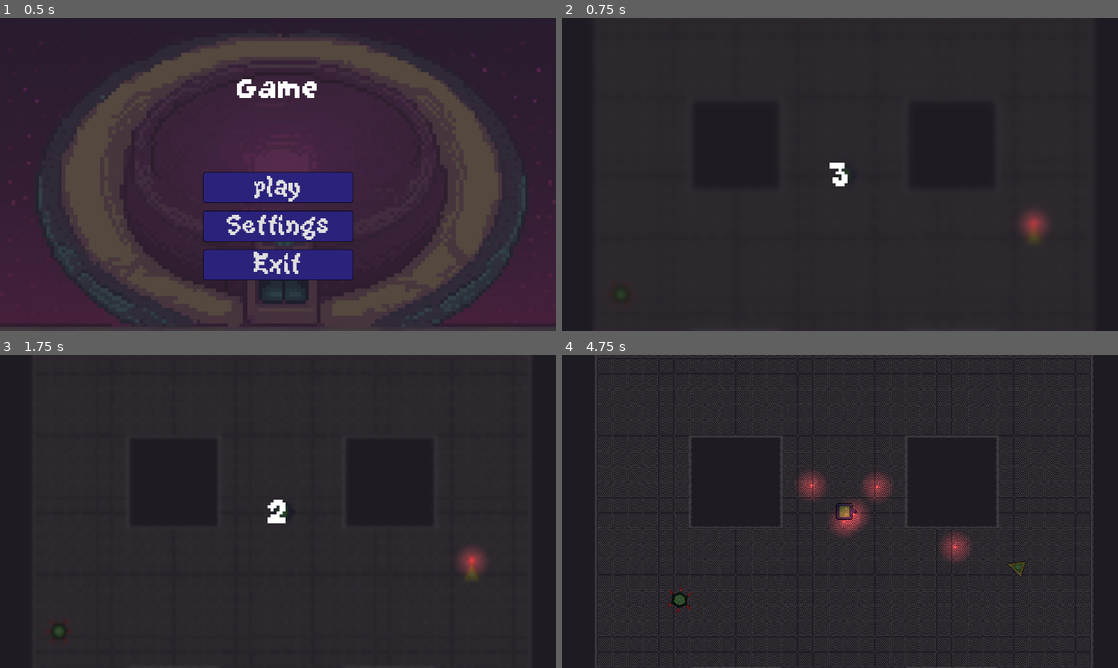
Above: before the commit, frames 1-4 (two rows, left to right).
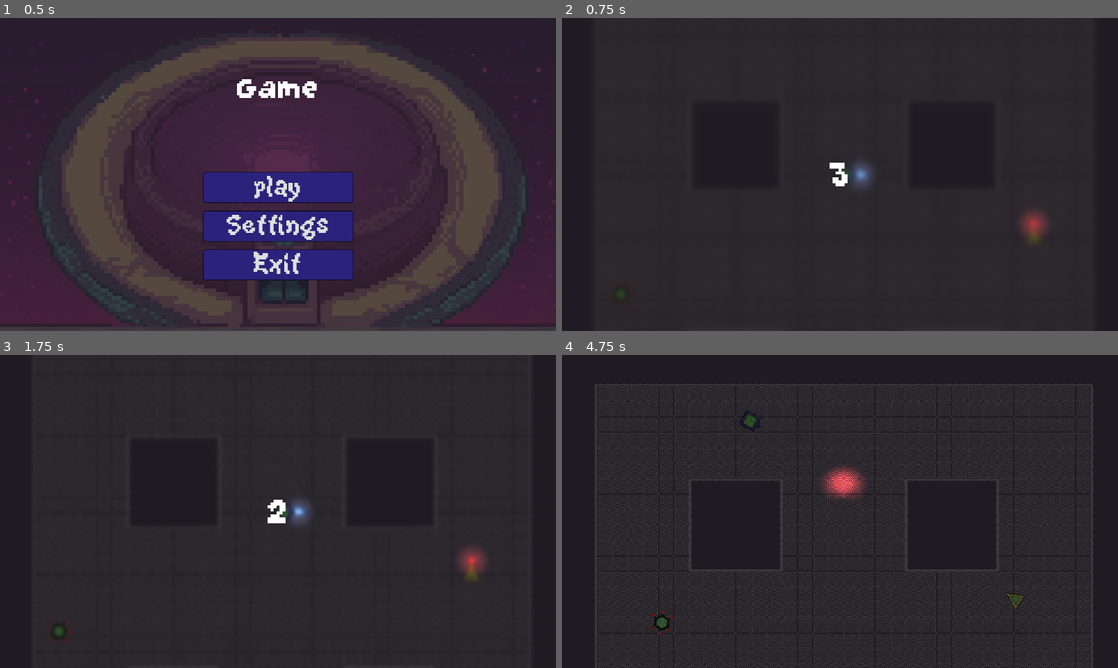
Above: after the commit, the same moments.

Repository: Buraka12/Square-Loop
Game: Godot game, scene res://scenes/main_menu.tscn
The game is run twice, just before and just after one commit, with the same random seed, the same clock (stepped at 60 frames per second) and the same inputs.
Inputs (mouse positions are in pixels of both pictures, inside the frame that each line leads up to):
- Up to frame 1 (0.5 s): no input
- Up to frame 2 (0.75 s): click "play" at 0.5 s
- Up to frame 3 (1.75 s): tap Enter at 1.25 s; move the mouse to (400, 495) at 1.27 s; hold D (right) from 1.28 s (still down); click (400, 495) at 1.35 s; tap Shift (dodge, bound only after the commit) at 1.55 s
- Up to frame 4 (4.75 s): tap Space at 2 s; move the mouse to (728, 527) at 2.02 s; release D (right) at 2.03 s; hold S (down) 2.03-2.78 s; tap Shift (dodge, bound only after the commit) at 2.1, 3.05, 3.6, 4.55 s; click (728, 527) at 2.3 s; move the mouse to (895, 442) at 2.77 s; hold D (right) 2.78-3.53 s; click (895, 442) at 2.85 s; move the mouse to (812, 574) at 3.52 s; hold W (up) 3.53-4.28 s; click (812, 574) at 3.8 s; move the mouse to (1006, 558) at 4.27 s; hold A (left) from 4.28 s (still down); click (1006, 558) at 4.35 s

Frame 1 is identical in both runs. In frame 2, 0.3% of the frame differs, in the area x 51-56%, y 46-55%; in frame 3, 0.3%; in frame 4, 53%, in the area x 5-96%, y 0-100%.
Error before the commit: Invalid call. Nonexistent function 'die' in base 'CharacterBody2D'. (res://scripts/bullet.gd:21)

Commit message:
Dodge and Some Components

Diff:
--- a/project.godot
+++ b/project.godot
@@ -55,6 +55,11 @@
 "events": [null, Object(InputEventMouseButton,"resource_local_to_scene":false,"resource_name":"","device":-1,"window_id …(259 unchanged characters)…
 ]
 }
+dodge={
+"deadzone": 0.5,
+"events": [Object(InputEventKey,"resource_local_to_scene":false,"resource_name":"","device":-1,"window_id":0,"alt_pressed":false,"shift_pressed":false,"ctrl_pressed":false,"meta_pressed":false,"pressed":false,"keycode":0,"physical_keycode":4194325,"key_label":0,"unicode":0,"location":0,"echo":false,"script":null)
+]
+}
 
 [layer_names]
 
--- /dev/null
+++ b/scenes/Components/hurt_box.tscn
@@ -0,0 +1,10 @@
+[gd_scene load_steps=2 format=3 uid="uid://bu3t5xqkxhiij"]
+
+[sub_resource type="CircleShape2D" id="CircleShape2D_nlv4w"]
+radius = 18.0
+
+[node name="HurtBox" type="Area2D"]
+collision_mask = 20
+
+[node name="CollisionShape2D" type="CollisionShape2D" parent="."]
+shape = SubResource("CircleShape2D_nlv4w")
--- /dev/null
+++ b/scenes/Components/move_comp.tscn
@@ -0,0 +1,6 @@
+[gd_scene load_steps=2 format=3 uid="uid://bjf3l5xyt7dij"]
+
+[ext_resource type="Script" path="res://scripts/Components/move_comp.gd" id="1_384on"]
+
+[node name="MoveComp" type="Node2D"]
+script = ExtResource("1_384on")
--- a/scenes/Enemy/hexagon.tscn
+++ b/scenes/Enemy/hexagon.tscn
@@ -1,8 +1,10 @@
-[gd_scene load_steps=6 format=3 uid="uid://dsd1fe453iuu3"]
+[gd_scene load_steps=8 format=3 uid="uid://dsd1fe453iuu3"]
 
 [ext_resource type="Texture2D" uid="uid://caxjlytrc3hkq" path="res://assets/sprites/Enemy/Hexagon.png" id="1_17p37"]
 [ext_resource type="Script" path="res://scripts/Enemy/hexagon.gd" id="1_d31e4"]
 [ext_resource type="PackedScene" uid="uid://dtij3gf5j2so8" path="res://scenes/Components/hit_box.tscn" id="2_3qkvm"]
+[ext_resource type="PackedScene" uid="uid://bjf3l5xyt7dij" path="res://scenes/Components/move_comp.tscn" id="4_xehso"]
+[ext_resource type="PackedScene" uid="uid://bu3t5xqkxhiij" path="res://scenes/Components/hurt_box.tscn" id="5_evlsl"]
 
 [sub_resource type="CanvasTexture" id="CanvasTexture_nba4g"]
 diffuse_texture = ExtResource("1_17p37")
@@ -27,4 +29,10 @@
 collision_layer = 4
 collision_mask = 1
 
-[connection signal="body_entered" from="HitBox" to="." method="_on_hit_box_body_entered"]
+[node name="MoveComp" parent="." instance=ExtResource("4_xehso")]
+
+[node name="HurtBox" parent="." instance=ExtResource("5_evlsl")]
+collision_layer = 4
+collision_mask = 8
+
+[connection signal="area_entered" from="HitBox" to="." method="_on_hit_box_area_entered"]
--- a/scenes/Enemy/pentagon.tscn
+++ b/scenes/Enemy/pentagon.tscn
@@ -1,29 +1,16 @@
-[gd_scene load_steps=11 format=3 uid="uid://bvhmfxi7j6rr0"]
+[gd_scene load_steps=12 format=3 uid="uid://bvhmfxi7j6rr0"]
 
 [ext_resource type="Texture2D" uid="uid://c5jp6ogvngbvw" path="res://assets/sprites/Enemy/Pentagon.png" id="1_cuotf"]
 [ext_resource type="Script" path="res://scripts/Enemy/pentagon.gd" id="1_fqhux"]
 [ext_resource type="PackedScene" uid="uid://cch7rs7cfurgk" path="res://scenes/Components/stop_area.tscn" id="3_4rtct"]
+[ext_resource type="PackedScene" uid="uid://bjf3l5xyt7dij" path="res://scenes/Components/move_comp.tscn" id="4_vbvdt"]
+[ext_resource type="PackedScene" uid="uid://bu3t5xqkxhiij" path="res://scenes/Components/hurt_box.tscn" id="5_oc6hd"]
 
 [sub_resource type="CanvasTexture" id="CanvasTexture_utoed"]
 diffuse_texture = ExtResource("1_cuotf")
 
 [sub_resource type="CircleShape2D" id="CircleShape2D_vyrux"]
 radius = 21.0
-
-[sub_resource type="Animation" id="Animation_4akwp"]
-length = 0.001
-tracks/0/type = "value"
-tracks/0/imported = false
-tracks/0/enabled = true
-tracks/0/path = NodePath("Sprite2D:frame")
-tracks/0/interp = 1
-tracks/0/loop_wrap = true
-tracks/0/keys = {
-"times": PackedFloat32Array(0),
-"transitions": PackedFloat32Array(1),
-"update": 1,
-"values": [1]
-}
 
 [sub_resource type="Animation" id="Animation_mggbj"]
 resource_name = "Shoot"
@@ -79,7 +66,6 @@
 
 [sub_resource type="AnimationLibrary" id="AnimationLibrary_v5xl0"]
 _data = {
-"RESET": SubResource("Animation_4akwp"),
 "Shoot": SubResource("Animation_mggbj")
 }
 
@@ -123,7 +109,6 @@
 [node name="PointLight2D" type="PointLight2D" parent="Points/Point2"]
 position = Vector2(0, -2)
 scale = Vector2(2, 2)
-enabled = false
 color = Color(0.854902, 0.207843, 0.207843, 1)
 texture = SubResource("GradientTexture2D_rmiq0")
 
@@ -133,7 +118,6 @@
 [node name="PointLight2D" type="PointLight2D" parent="Points/Point"]
 position = Vector2(0, -2)
 scale = Vector2(2, 2)
-enabled = false
 color = Color(0.854902, 0.207843, 0.207843, 1)
 texture = SubResource("GradientTexture2D_rmiq0")
 
@@ -143,11 +127,16 @@
 [node name="PointLight2D" type="PointLight2D" parent="Points/Point3"]
 position = Vector2(0, -2)
 scale = Vector2(2, 2)
-enabled = false
 color = Color(0.854902, 0.207843, 0.207843, 1)
 texture = SubResource("GradientTexture2D_rmiq0")
 
-[node name="MoveComp" type="Node2D" parent="."]
+[node name="MoveComp" parent="." instance=ExtResource("4_vbvdt")]
+max_speed = 150.0
+clutch = 40.0
+
+[node name="HurtBox" parent="." instance=ExtResource("5_oc6hd")]
+collision_layer = 4
+collision_mask = 8
 
 [connection signal="timeout" from="Timer" to="." method="_on_timer_timeout"]
 [connection signal="body_entered" from="StopArea" to="." method="_on_stop_area_body_entered"]
--- a/scenes/Enemy/triangle.tscn
+++ b/scenes/Enemy/triangle.tscn
@@ -1,8 +1,10 @@
-[gd_scene load_steps=10 format=3 uid="uid://dqwsgw57poqd3"]
+[gd_scene load_steps=12 format=3 uid="uid://dqwsgw57poqd3"]
 
 [ext_resource type="Script" path="res://scripts/Enemy/triangle.gd" id="1_7kcm5"]
 [ext_resource type="Texture2D" uid="uid://bqgfkvuepiief" path="res://assets/sprites/Enemy/Triangle.png" id="1_o3of3"]
 [ext_resource type="PackedScene" uid="uid://cch7rs7cfurgk" path="res://scenes/Components/stop_area.tscn" id="3_ypk0a"]
+[ext_resource type="PackedScene" uid="uid://bjf3l5xyt7dij" path="res://scenes/Components/move_comp.tscn" id="4_m1p7r"]
+[ext_resource type="PackedScene" uid="uid://bu3t5xqkxhiij" path="res://scenes/Components/hurt_box.tscn" id="5_0opbd"]
 
 [sub_resource type="CanvasTexture" id="CanvasTexture_0ixiy"]
 diffuse_texture = ExtResource("1_o3of3")
@@ -85,6 +87,13 @@
 energy = 1.5
 texture = SubResource("GradientTexture2D_oocsj")
 
+[node name="MoveComp" parent="." instance=ExtResource("4_m1p7r")]
+clutch = 80.0
+
+[node name="HurtBox" parent="." instance=ExtResource("5_0opbd")]
+collision_layer = 4
+collision_mask = 8
+
 [connection signal="body_entered" from="StopArea" to="." method="_on_stop_area_body_entered"]
 [connection signal="body_exited" from="StopArea" to="." method="_on_stop_area_body_exited"]
 [connection signal="timeout" from="Timer" to="." method="_on_timer_timeout"]
--- a/scenes/enemy_bullet.tscn
+++ b/scenes/enemy_bullet.tscn
@@ -45,4 +45,5 @@
 energy = 1.5
 texture = SubResource("GradientTexture2D_r2vnx")
 
+[connection signal="area_entered" from="HitBox" to="." method="_on_hit_box_area_entered"]
 [connection signal="body_entered" from="HitBox" to="." method="_on_hit_box_body_entered"]
--- a/scenes/main_area.tscn
+++ b/scenes/main_area.tscn
@@ -174,9 +174,6 @@
 [node name="Player" parent="." instance=ExtResource("1_sdxow")]
 position = Vector2(513, 349)
 
-[node name="Triangle" parent="." instance=ExtResource("3_nbxkg")]
-position = Vector2(906, 475)
-
 [node name="DirectionalLight2D" type="DirectionalLight2D" parent="."]
 energy = 0.5
 
@@ -194,10 +191,13 @@
 layer_1/name = "Wall"
 layer_1/tile_data = PackedInt32Array(2097151, 262144, 1, 2031615, 262144, 1, 1966079, 262144, 1, 1900543, 262144, 1, 18 …(23305 unchanged characters)…
 
+[node name="Triangle" parent="." instance=ExtResource("3_nbxkg")]
+position = Vector2(906, 475)
+
 [node name="Hexagon" parent="." instance=ExtResource("5_llnwp")]
 position = Vector2(50, 597)
 
-[node name="level_start" parent="." instance=ExtResource("6_scdbj")]
-
 [node name="Pentagon" parent="." instance=ExtResource("7_rsm6o")]
 position = Vector2(522, 997)
+
+[node name="level_start" parent="." instance=ExtResource("6_scdbj")]
--- a/scenes/player.tscn
+++ b/scenes/player.tscn
@@ -1,13 +1,15 @@
-[gd_scene load_steps=9 format=3 uid="uid://2whhrm0r02h1"]
+[gd_scene load_steps=11 format=3 uid="uid://2whhrm0r02h1"]
 
-[ext_resource type="Script" path="res://scripts/character_body_2d.gd" id="1_baftj"]
+[ext_resource type="Script" path="res://scripts/player.gd" id="1_baftj"]
 [ext_resource type="Texture2D" uid="uid://dw731i17papw7" path="res://assets/sprites/Player/Player.png" id="2_2e2v8"]
+[ext_resource type="PackedScene" uid="uid://bjf3l5xyt7dij" path="res://scenes/Components/move_comp.tscn" id="3_pnfas"]
+[ext_resource type="PackedScene" uid="uid://bu3t5xqkxhiij" path="res://scenes/Components/hurt_box.tscn" id="4_lg3dq"]
 
 [sub_resource type="CanvasTexture" id="CanvasTexture_8dgsr"]
 diffuse_texture = ExtResource("2_2e2v8")
 
 [sub_resource type="CircleShape2D" id="CircleShape2D_pqs21"]
-radius = 18.0
+radius = 17.0
 
 [sub_resource type="Animation" id="Animation_3ce5r"]
 resource_name = "Shoot"
@@ -59,6 +61,7 @@
 rotation = 1.5708
 texture = SubResource("CanvasTexture_8dgsr")
 hframes = 2
+frame = 1
 
 [node name="CollisionShape2D" type="CollisionShape2D" parent="."]
 shape = SubResource("CircleShape2D_pqs21")
@@ -83,8 +86,18 @@
 
 [node name="PointLight2D" type="PointLight2D" parent="Marker2D"]
 scale = Vector2(2, 2)
-enabled = false
 color = Color(0.541176, 0.698039, 0.984314, 1)
 texture = SubResource("GradientTexture2D_tojss")
 
-[connection signal="timeout" from="Timer" to="." method="_on_timer_timeout"]
+[node name="MoveComp" parent="." instance=ExtResource("3_pnfas")]
+max_speed = 250.0
+SPEED = 250.0
+start_speed = 250.0
+clutch = 0.0
+
+[node name="DodgeTimer" type="Timer" parent="."]
+one_shot = true
+
+[node name="HurtBox" parent="." instance=ExtResource("4_lg3dq")]
+
+[connection signal="timeout" from="DodgeTimer" to="." method="_on_dodge_timer_timeout"]
--- a/scenes/player_bullet.tscn
+++ b/scenes/player_bullet.tscn
@@ -42,4 +42,5 @@
 color = Color(0.541176, 0.698039, 0.984314, 1)
 texture = SubResource("GradientTexture2D_ldqnl")
 
+[connection signal="area_entered" from="HitBox" to="." method="_on_hit_box_area_entered"]
 [connection signal="body_entered" from="HitBox" to="." method="_on_hit_box_body_entered"]
--- /dev/null
+++ b/scripts/Components/move_comp.gd
@@ -0,0 +1,24 @@
+extends Node2D
+
+@onready var parent : CharacterBody2D = $".."
+
+@export var max_speed : float = 300.0
+@export var SPEED : float = 0.0
+@export var start_speed : float = 0.0
+@export var clutch : float = 200.0
+
+func _physics_process(delta: float) -> void:
+	var direction = parent.direction
+	if parent.state == parent.states.MOVE:
+		follow_player(delta,direction)
+	elif parent.state == parent.states.STOP:
+		parent.velocity = Vector2(0,0)
+		SPEED = start_speed
+	parent.move_and_slide()
+
+func follow_player(delta,direction):
+	SPEED += clutch*delta
+	if SPEED <= max_speed:
+		parent.velocity = direction.normalized()*SPEED
+	else:
+		parent.velocity = direction.normalized()*max_speed
--- a/scripts/Enemy/hexagon.gd
+++ b/scripts/Enemy/hexagon.gd
@@ -1,28 +1,24 @@
 extends CharacterBody2D
 
-var max_speed : float = 300.0
-var speed : float = 0.0
-var clutch : float = 200.0
+var direction : Vector2
 var rot_speed : float = 700.0
+
 @onready var area : Node2D = $".."
 @onready var player: CharacterBody2D = area.find_child("Player")
 
+enum states {MOVE,STOP}
+var state : states
+
+func _ready() -> void:
+	state = states.MOVE
 
 func _physics_process(delta: float) -> void:
-	set_speed(delta)
+	direction = (player.global_position-global_position).normalized()
 	rotation_degrees+=delta*rot_speed
-	move_and_slide()
-
-func set_speed(delta):
-	if speed < max_speed:
-		speed += delta * clutch
-	var direction = (player.global_position - global_position).normalized()
-	velocity = direction*speed
 
 func die():
 	queue_free()
 
-
-func _on_hit_box_body_entered(body: Node2D) -> void:
-	if body.is_in_group("Entity"):
-		body.die()
+func _on_hit_box_area_entered(area: Node2D) -> void:
+	if area.name == "HurtBox":
+		area.get_parent().die()
--- a/scripts/Enemy/pentagon.gd
+++ b/scripts/Enemy/pentagon.gd
@@ -8,41 +8,22 @@
 var fire_rate : float = 0.3
 var tab : float = 1000.0
 
-var max_speed : float = 150.0
-var clutch : float = 1500.0
-var SPEED : float = 0.0
+var direction : Vector2
 
-enum states {STOP,FOLLOW,FIRE}
+enum states {STOP,MOVE,FIRE}
 var state : states
 
 func _ready() -> void:
-	state = states.FOLLOW
+	state = states.MOVE
 
 func _physics_process(delta: float) -> void:
+	direction = (player.global_position-global_position).normalized()
 	look_at_player()
-	if state != states.STOP:
-		follow_player(delta)
-	else:
-		SPEED = 0
-		velocity = Vector2(0,0)
-
 	if can_shoot:
 		can_shoot = false
-		var direction = (player.global_position-global_position).normalized()
 		velocity = -direction*tab
-		SPEED = 0
 		$Timer.start(1/fire_rate)
 		fire(direction)
-
-	move_and_slide()
-
-func follow_player(delta):
-	var direction = (player.global_position-global_position).normalized()
-	SPEED += clutch*delta
-	if SPEED <= max_speed:
-		velocity = direction*SPEED
-	else:
-		velocity = direction*max_speed
 
 func look_at_player():
 	look_at(player.global_position)
@@ -69,7 +50,7 @@
 
 func _on_stop_area_body_exited(body: Node2D) -> void:
 	if body.name == "Player":
-		state = states.FOLLOW
+		state = states.MOVE
 
 func _on_timer_timeout() -> void:
 	can_shoot = true
--- a/scripts/Enemy/triangle.gd
+++ b/scripts/Enemy/triangle.gd
@@ -8,41 +8,23 @@
 var fire_rate : float = 1
 var tab : float = 400.0
 
-var max_speed : float = 200.0
-var clutch : float = 200.0
-var SPEED : float = 0.0
+var direction : Vector2
 
-enum states {STOP,FOLLOW,FIRE}
+enum states {STOP,MOVE,FIRE}
 var state : states
 
 func _ready() -> void:
-	state = states.FOLLOW
+	state = states.MOVE
 
 func _physics_process(delta: float) -> void:
 	look_at_player()
-	if state != states.STOP:
-		follow_player(delta)
-	else:
-		SPEED = 0
-		velocity = Vector2(0,0)
-
+	direction = (player.global_position-global_position).normalized()
 	if can_shoot:
 		can_shoot = false
-		var direction = (player.global_position-global_position).normalized()
 		velocity = -direction*tab
-		SPEED = 0
 		$Timer.start(1/fire_rate)
 		fire()
 
-	move_and_slide()
-
-func follow_player(delta):
-	var direction = (player.global_position-global_position).normalized()
-	SPEED += clutch*delta
-	if SPEED <= max_speed:
-		velocity = direction*SPEED
-	else:
-		velocity = direction*max_speed
 
 func look_at_player():
 	look_at(player.global_position)
@@ -64,7 +46,7 @@
 
 func _on_stop_area_body_exited(body: Node2D) -> void:
 	if body.name == "Player":
-		state = states.FOLLOW
+		state = states.MOVE
 
 func _on_timer_timeout() -> void:
 	can_shoot = true
--- a/scripts/bullet.gd
+++ b/scripts/bullet.gd
@@ -16,7 +16,12 @@
 	if ratio >= 1:
 		queue_free()
 
+func _on_hit_box_area_entered(area: Node2D) -> void:
+	if area.name == "HurtBox":
+		area.get_parent().die()
+		queue_free()
+
+
 func _on_hit_box_body_entered(body: Node2D) -> void:
-	if body.is_in_group("Entity"):
-		body.die()
-	queue_free()
+	if body is TileMap:
+		queue_free()
--- a/scripts/player.gd
+++ b/scripts/player.gd
@@ -1,28 +1,31 @@
 extends CharacterBody2D
 
-const SPEED = 250.0
-
+var direction = Vector2.ZERO
+var dodge_speed : float = 700
+var dodge_dur : float = 0.2
 var bulletscene : PackedScene = preload("res://scenes/player_bullet.tscn")
 
+enum states {MOVE,STOP,FIRE,DODGE}
+var state : states = states.MOVE
+
 func _physics_process(delta: float) -> void:
+	if Input.is_action_just_pressed("fire") and state != states.DODGE:
+		fire()
 
-	if Input.is_action_just_pressed("fire"):
-		fire()
+	if Input.is_action_just_pressed("dodge") and state != states.DODGE:
+		state = states.DODGE
+		$DodgeTimer.start(dodge_dur)
+		dodge()
 
 	#mouse bakma
 	look_at(get_global_mouse_position())
 
 	#sağ sol yukarı aşağı hareket
-	var direction = Vector2.ZERO
 	direction.y = Input.get_axis("up" , "down")
 	direction.x = Input.get_axis("left" , "right")
 
-	if direction :
-		velocity = direction.normalized() * SPEED
-	else:
-		velocity = Vector2.ZERO
-
-	move_and_slide()
+	if state != states.DODGE and direction != Vector2(0,0):
+		state = states.MOVE
 
 func fire():
 	var bullet = bulletscene.instantiate()
@@ -32,5 +35,13 @@
 	$AnimationPlayer.play("Shoot")
 	$"..".add_child(bullet)
 
+func dodge():
+	velocity = direction.normalized()*dodge_speed
+	$HurtBox.set_collision_mask_value(1,false)
+
 func die():
 	get_tree().change_scene_to_file("res://scenes/main_menu.tscn")
+
+func _on_dodge_timer_timeout() -> void:
+	state = states.STOP
+	$HurtBox.set_collision_mask_value(1,true)
